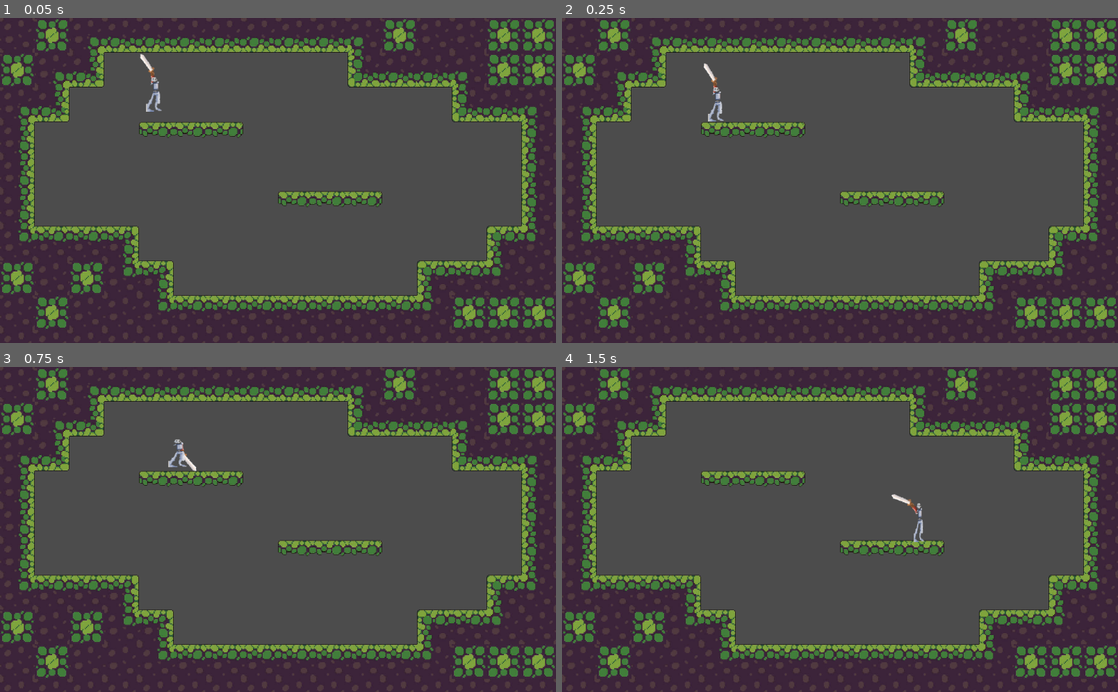
Above: before the commit, frames 1-4 (two rows, left to right).
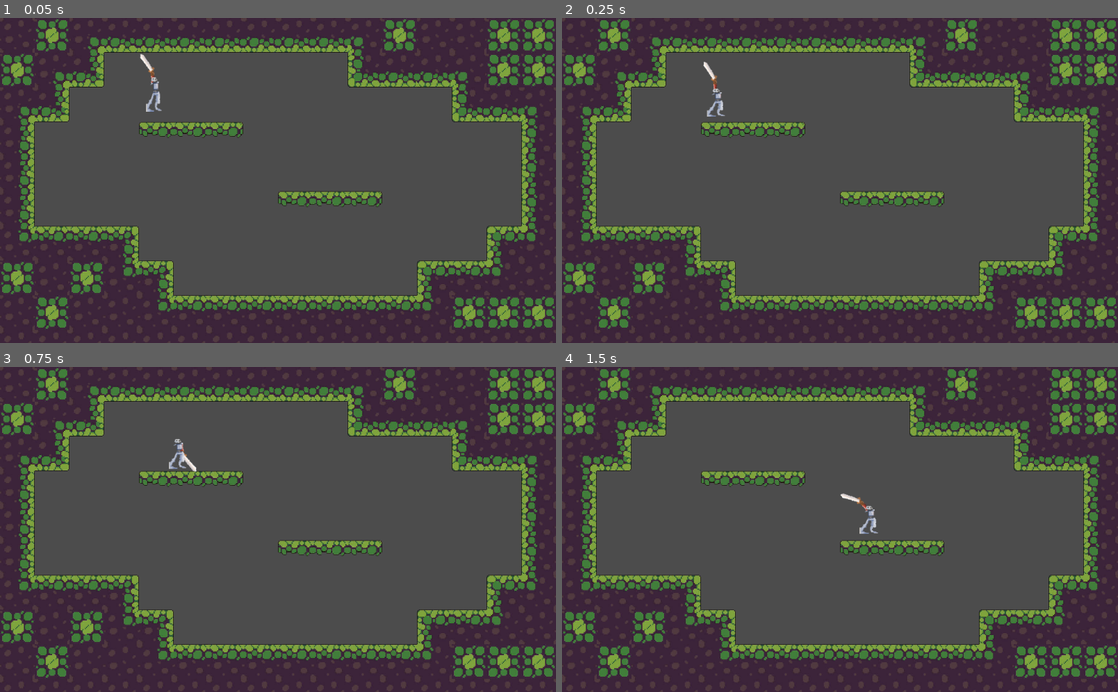
Above: after the commit, the same moments.

Repository: Sntx626/uol-gamejam-7
Game: Godot game, scene res://scenes/main_scene.tscn
The game is run twice, just before and just after one commit, with the same random seed, the same clock (stepped at 60 frames per second) and the same inputs.
Inputs (mouse positions are in pixels of both pictures, inside the frame that each line leads up to):
- Up to frame 1 (0.05 s): no input
- Up to frame 2 (0.25 s): no input
- Up to frame 3 (0.75 s): move the mouse to (400, 513) at 0.52 s; hold D (move_right) from 0.53 s (still down)
- Up to frame 4 (1.5 s): tap W (jump) at 0.77 s; move the mouse to (728, 545) at 1.27 s; release D (move_right) at 1.28 s; hold A (move_left) from 1.28 s (still down)

Frame 1 is identical in both runs. In frame 2, 0.2% of the frame differs, in the area x 25-30%, y 13-32%; in frame 3, 0.1%; in frame 4, 0.4%, in the area x 50-66%, y 38-54%.

Commit message:
Fixed movement

Diff:
--- a/src/Game.tscn
+++ b/src/Game.tscn
@@ -1,7 +1,6 @@
-[gd_scene load_steps=4 format=2]
+[gd_scene load_steps=3 format=2]
 
 [ext_resource path="res://Player.tscn" type="PackedScene" id=1]
-[ext_resource path="res://assets/tiles/Outsidewall.png" type="Texture" id=2]
 
 [sub_resource type="RectangleShape2D" id=1]
 extents = Vector2( 349, 29.5 )
@@ -24,4 +23,3 @@
 [node name="Sprite" type="Sprite" parent="Floor"]
 position = Vector2( 383, 503 )
 scale = Vector2( 3.64583, 0.302083 )
-texture = ExtResource( 2 )
--- a/src/Player.gd
+++ b/src/Player.gd
@@ -29,6 +29,9 @@
 
 onready var ani = $PlayerSprite
 onready var ground_ray = $RayCastContainer/RayGround
+onready var ground_ray2 = $RayCastContainer/RayGround2
+onready var right_wall_ray = $RayCastContainer/RayWallRight
+onready var left_wall_ray = $RayCastContainer/RayWallLeft
 
 # Called when the node enters the scene tree for the first time.
 func _ready():
@@ -41,14 +44,14 @@
 	pass
 
 func check_ground_logic():
-	if (touching_ground and !ground_ray.is_colliding()):
+	if (touching_ground and !(ground_ray.is_colliding() or ground_ray2.is_colliding())):
 		touching_ground = true
 		coyote_time = true
 		yield(get_tree().create_timer(0.2), "timeout")
 		coyote_time = false
-	if (!touching_ground and ground_ray.is_colliding()):
+	if (!touching_ground and (ground_ray.is_colliding() or ground_ray2.is_colliding())):
 		ani.scale = Vector2(1.2, 0.8)
-	touching_ground = ground_ray.is_colliding()
+	touching_ground = (ground_ray.is_colliding() or ground_ray2.is_colliding())
 	if (touching_ground):
 		is_jumping = false
 		motion.y = 0
@@ -114,6 +117,10 @@
 	if (is_on_ceiling()):
 		motion.y = 10
 		velocity.y = 10
+	if (right_wall_ray.is_colliding()):
+		velocity.x = min(velocity.x , 0)
+	if (left_wall_ray.is_colliding()):
+		velocity.x = max(velocity.x, 0)
 
 	velocity.y += (gravity * delta)
 
--- a/src/Player.tscn
+++ b/src/Player.tscn
@@ -21,9 +21,8 @@
 "speed": 5.0
 } ]
 
-[sub_resource type="CapsuleShape2D" id=1]
-radius = 25.0
-height = 12.0
+[sub_resource type="RectangleShape2D" id=4]
+extents = Vector2( 12, 31 )
 
 [node name="KinematicBody2D" type="KinematicBody2D"]
 script = ExtResource( 1 )
@@ -40,13 +39,31 @@
 animation = "idle"
 
 [node name="CollisionShape2D" type="CollisionShape2D" parent="."]
-position = Vector2( -1, 2 )
-shape = SubResource( 1 )
+position = Vector2( -1, 1 )
+shape = SubResource( 4 )
 
 [node name="RayCastContainer" type="Position2D" parent="."]
 
+[node name="RayWallRight" type="RayCast2D" parent="RayCastContainer"]
+position = Vector2( 13, 31 )
+enabled = true
+cast_to = Vector2( 0, -64 )
+collision_mask = 4
+
+[node name="RayWallLeft" type="RayCast2D" parent="RayCastContainer"]
+position = Vector2( -15, 32 )
+enabled = true
+cast_to = Vector2( 0, -64 )
+collision_mask = 4
+
+[node name="RayGround2" type="RayCast2D" parent="RayCastContainer"]
+position = Vector2( -12, 39 )
+enabled = true
+cast_to = Vector2( 21, 0 )
+collision_mask = 4
+
 [node name="RayGround" type="RayCast2D" parent="RayCastContainer"]
-position = Vector2( 0, 41 )
+position = Vector2( 0, 29 )
 enabled = true
-cast_to = Vector2( 10, 0 )
+cast_to = Vector2( 0, 11 )
 collision_mask = 4
